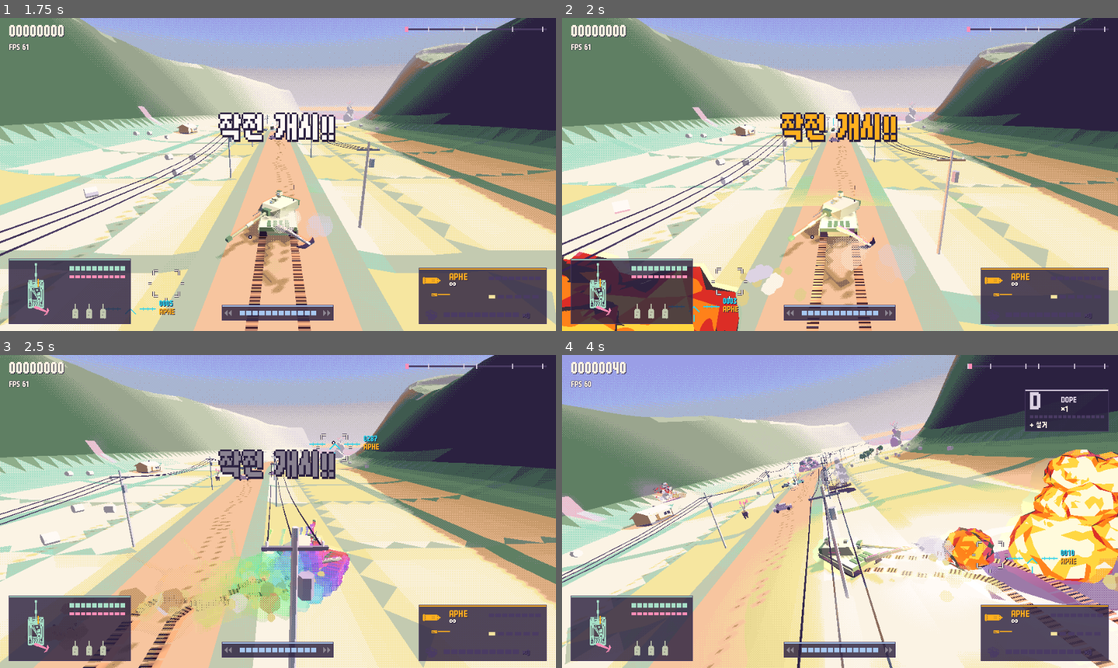
Above: before the commit, frames 1-4 (two rows, left to right).
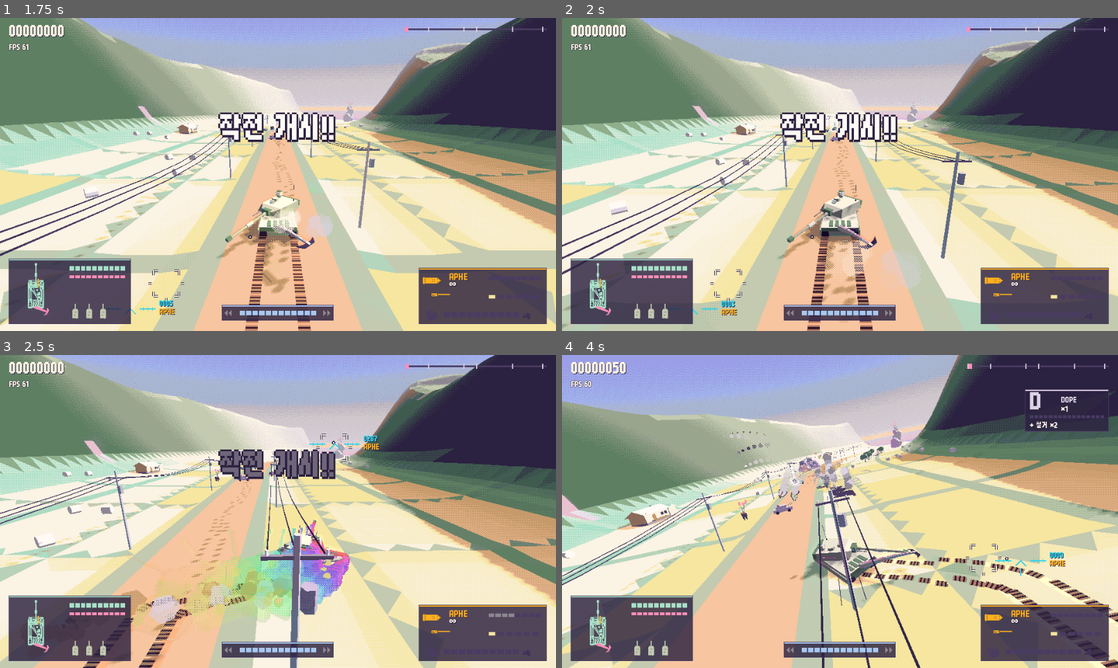
Above: after the commit, the same moments.

Repository: scarf005/orca-class
Game: Godot game, scene res://scenes/main.tscn
Two runs of this game, one before a commit and one after it. Both use one fixed random seed, a clock stepped at 60 frames per second and the inputs below.
Inputs (mouse positions are in pixels of both pictures, inside the frame that each line leads up to):
- Up to frame 1 (1.75 s): tap Enter (ui_accept) at 0.5 s; drag from (278, 174) to (333, 105) at 0.52 s; drag from (166, 190) to (250, 237) at 1.27 s
- Up to frame 2 (2 s): no input
- Up to frame 3 (2.5 s): move the mouse to (333, 442) at 2.02 s; press the mouse at (333, 442) at 2.03 s; hold D (move_right) from 2.03 s (still down); tap Space (dash) at 2.1 s
- Up to frame 4 (4 s): release D (move_right) at 2.75 s; release the mouse at (895, 442) at 2.75 s; drag from (812, 574) to (673, 464) at 2.77 s; move the mouse to (1006, 558) at 3.52 s; hold A (move_left) from 3.53 s (still down); hold E from 3.53 s (still down); tap Enter (ui_accept) at 3.77 s; click (1006, 558) at 3.8 s

Frame 1 is identical in both runs. In frame 2, 18% of the frame differs, in the area x 0-100%, y 0-100%; in frame 3, 10%; in frame 4, 36%.

Commit message:
fix: fire the main gun only from the first lock box and let the tail kill again
- a release short of the first box fires nothing, so clicks cannot rapid-fire the gun (Charge for box 1/2 sliders)
- the drift lash does 90 (kills a UGV or walker), the tail's own stab 20 (kills drones and crawlers)

Assisted-by: claude-code:claude-opus-5-5
Co-authored-by: Claude Opus 5.5 <noreply@anthropic.com>

Diff:
--- a/scripts/player/armament.gd
+++ b/scripts/player/armament.gd
@@ -37,7 +37,18 @@
 
 
 static func quick_speed(power: float) -> float:
-	return QUICK_SPEED_1 if power < 0.5 else QUICK_SPEED_2
+	return QUICK_SPEED_1 if stage(power) <= 1 else QUICK_SPEED_2
+
+
+## The charge at which the first and second lock boxes land; the third is full (tuned live in the
+## duel mode). The gun only fires from the first box on, so it cannot be clicked into a rapid fire.
+static var STAGE_1 := 0.3
+static var STAGE_2 := 0.65
+
+
+## How many lock boxes a charge has earned: 0 (nothing fires yet) to 3 (full).
+static func stage(power: float) -> int:
+	return 3 if power >= 1.0 else (2 if power >= STAGE_2 else (1 if power >= STAGE_1 else 0))
 
 static var COAX_BURST_GAP := 0.35 ## Seconds between the coax's bursts while it keeps firing (tuned live in the duel mode).
 static var COAX_BURST_ROUNDS := 6 ## Rounds a press fires from the coax (from each gun of the tier), however long the button is held.
--- a/scripts/player/tank.gd
+++ b/scripts/player/tank.gd
@@ -36,15 +36,24 @@
 const LOCK_EDGE := Vector2(60.0, 180.0) ## 3D-view pixels from the screen edge: a locked target this close stops sideways driving, this far lets it run free.
 const LOCK_HOLD := 1.4
 const QUICK_SHELL_SCALE := 2.2 ## A quick shell's drawn size, so it reads in flight.
+## Tuned live in the duel mode, hence static vars.
+static var LASH_DAMAGE := 90.0 ## The drift's tail lash: enough to kill a UGV or a walker.
+static var STAB_DAMAGE := 20.0 ## The tail's own stab: kills drones and crawlers, staggers the rest.
 const TAIL_FOLD_TIME := 0.06 ## Seconds the tail coils before it kicks off in a drift.
 const TAIL_HIT_RADIUS := 0.8 ## The claw end of the tail as a target, in metres.
 const TAIL_SMALL_ARMS := 2.0 ## Small-arms damage on the tail, which no armor guards.
 static var DRIFT_ANGLE := deg_to_rad(60.0) ## How far a sideways dash swings the nose against its slide (tuned live in the duel mode).
 const DRIFT_TURN := Vector2(14.0, 5.0) ## Per second the drift swings in, and back out.
 const AREA_ROUNDS := [Armament.Round.CANISTER, Armament.Round.AIRBURST, Armament.Round.DRAGON] ## Rounds with no lock.
-## The charge step at which a special round fires on its own (0 the first box, 0.5 the second); the
-## shells not listed charge on to full.
-const ROUND_STEP := {Armament.Round.AIRBURST: 0.0, Armament.Round.DRAGON: 0.0, Armament.Round.CANISTER: 0.5}
+## The charge at which a round fires on its own: airburst and dragon's breath at the first lock box,
+## the canister at the second; the shells charge on to full.
+static func round_step(round: Armament.Round) -> float:
+	match round:
+		Armament.Round.AIRBURST, Armament.Round.DRAGON:
+			return Armament.STAGE_1
+		Armament.Round.CANISTER:
+			return Armament.STAGE_2
+	return 1.0
 const LOCK_SWITCH := 0.6 ## Another enemy takes a held lock only when this much nearer the reticle.
 const SIGHT_RATE := 10.0 ## Per second the chevron's range eases toward the range it rests on.
 const PART_LOCK_RADIUS := 90.0 ## Screen pixels: on a target made of modules, the nearest one within this is locked.
@@ -778,11 +787,12 @@
 		_hold += delta - waited # Only the time after recovery counts.
 		if before < Armament.TAP_TIME and _hold >= Armament.TAP_TIME:
 			Sfx.play("charge", global_position)
-		_auto_fire = _hold >= auto_fire_hold() or (ROUND_STEP.has(current_round) and _hold >= Armament.TAP_TIME + ROUND_STEP[current_round] * charge_time())
+		var step := round_step(current_round)
+		_auto_fire = _hold >= auto_fire_hold() or (step < 1.0 and _hold >= Armament.TAP_TIME + step * charge_time())
 	elif not _fire_released: # The release frame keeps the charge it let go with.
 		_hold = 0.0
 	# Special rounds stop at their step and go: they never reach a full, aimed charge.
-	charge = clampf((_hold - Armament.TAP_TIME) / charge_time(), 0.0, ROUND_STEP.get(current_round, 1.0))
+	charge = clampf((_hold - Armament.TAP_TIME) / charge_time(), 0.0, round_step(current_round))
 	if charge >= 1.0 and not _full_click:
 		_full_click = true
 		Sfx.play("charge_full", global_position)
@@ -866,7 +876,7 @@
 		for i in _coax_timers.size():
 			_coax_timers[i] = maxf(_coax_timers[i] - delta, 0.0)
 	if _fire_released or _auto_fire:
-		if input_enabled and _hold >= Armament.TAP_TIME:
+		if input_enabled and Armament.stage(charge) >= 1:
 			fire_cannon(Vector3.INF, Vector3.ZERO, charge)
 			_recover = Armament.CANNON_RECOVER
 			_spent = _auto_fire
@@ -1013,7 +1023,7 @@
 ## A wall of tungsten balls, and a muzzle blast that flattens everything just ahead.
 ## The canister's cone tightens with the charge step: wide at the first box, choked at the second.
 static func canister_spread(power: float) -> float:
-	return lerpf(Armament.CANISTER_SPREAD.x, Armament.CANISTER_SPREAD.y, clampf(power / 0.5, 0.0, 1.0))
+	return lerpf(Armament.CANISTER_SPREAD.x, Armament.CANISTER_SPREAD.y, clampf(inverse_lerp(Armament.STAGE_1, Armament.STAGE_2, power), 0.0, 1.0))
 
 
 func _fire_canister(muzzle: Vector3, aim_dir: Vector3, power := 0.0) -> void:
@@ -1328,7 +1338,7 @@
 				if entity is FpvDrone:
 					(entity as FpvDrone).bat(direction)
 			else:
-				var hit := Hit.make(Hit.Kind.TAIL, 30.0, entity.hit_center(), direction)
+				var hit := Hit.make(Hit.Kind.TAIL, LASH_DAMAGE, entity.hit_center(), direction)
 				hit.stagger = 0.6
 				hit.source = self
 				hit.weapon = "dash"
@@ -1366,6 +1376,11 @@
 				_tail_stagger(enemy, 1.4)
 				if enemy is Enemy:
 					(enemy as Enemy).interrupt()
+				# The claw kills what is small; anything bigger it only rocks back.
+				var stab := Hit.make(Hit.Kind.TAIL, STAB_DAMAGE, tail.claw_position(), direction)
+				stab.source = self
+				stab.weapon = "tail"
+				enemy.take_hit(stab)
 				world.fx.sparks(tail.claw_position(), -direction, 14, Palette.FUNGUS, 12.0)
 				world.fx.spores(tail.claw_position(), 6, 0.6)
 				world.hitstop(0.06)
--- a/scripts/ui/duel_panel.gd
+++ b/scripts/ui/duel_panel.gd
@@ -9,6 +9,8 @@
 var _rows: Array = [
 	["Coax burst (rounds)", func() -> float: return Armament.COAX_BURST_ROUNDS, func(v: float) -> void: Armament.COAX_BURST_ROUNDS = int(v), 1.0, 20.0, 1.0],
 	["Coax burst gap (s)", func() -> float: return Armament.COAX_BURST_GAP, func(v: float) -> void: Armament.COAX_BURST_GAP = v, 0.0, 2.0, 0.05],
+	["Charge for box 1 (0-1)", func() -> float: return Armament.STAGE_1, func(v: float) -> void: Armament.STAGE_1 = v, 0.0, 0.95, 0.01],
+	["Charge for box 2 (0-1)", func() -> float: return Armament.STAGE_2, func(v: float) -> void: Armament.STAGE_2 = v, 0.05, 0.99, 0.01],
 	["Charge delay (s)", func() -> float: return Armament.TAP_TIME, func(v: float) -> void: Armament.TAP_TIME = v, 0.0, 0.6, 0.01],
 	["Full charge (s)", func() -> float: return Armament.FULL_TIME, func(v: float) -> void: Armament.FULL_TIME = v, 0.3, 3.0, 0.05],
 	["Auto fire (s)", func() -> float: return Armament.AUTO_FIRE_TIME, func(v: float) -> void: Armament.AUTO_FIRE_TIME = v, 0.5, 5.0, 0.05],
@@ -34,6 +36,8 @@
 	["Track marks last (s)", func() -> float: return TrackMarks.FADE_START, func(v: float) -> void: TrackMarks.FADE_START = v, 0.5, 30.0, 0.5],
 	["Track marks wear away (s)", func() -> float: return TrackMarks.FADE_TIME, func(v: float) -> void: TrackMarks.FADE_TIME = v, 0.2, 20.0, 0.2],
 	["Explosion pace (x time)", func() -> float: return Fx.BLAST_PACE, func(v: float) -> void: Fx.BLAST_PACE = v, 0.2, 1.5, 0.05],
+	["Drift tail lash damage", func() -> float: return Tank.LASH_DAMAGE, func(v: float) -> void: Tank.LASH_DAMAGE = v, 0.0, 400.0, 5.0],
+	["Tail stab damage", func() -> float: return Tank.STAB_DAMAGE, func(v: float) -> void: Tank.STAB_DAMAGE = v, 0.0, 200.0, 5.0],
 	["Hit weight (x)", func() -> float: return Tank.HIT_WEIGHT, func(v: float) -> void: Tank.HIT_WEIGHT = v, 0.0, 3.0, 0.05],
 ]
 var _grid := GridContainer.new()
--- a/scripts/ui/hud.gd
+++ b/scripts/ui/hud.gd
@@ -600,7 +600,7 @@
 
 
 func _draw_lock_boxes(center: Vector2, size: float, charge: float) -> void:
-	var count := 1 + floori(charge * (LOCK_BOXES - 1) + 0.0001)
+	var count := Armament.stage(charge)
 	while _lock_boxes < count:
 		_lock_box_times[_lock_boxes] = _time
 		_lock_boxes += 1
